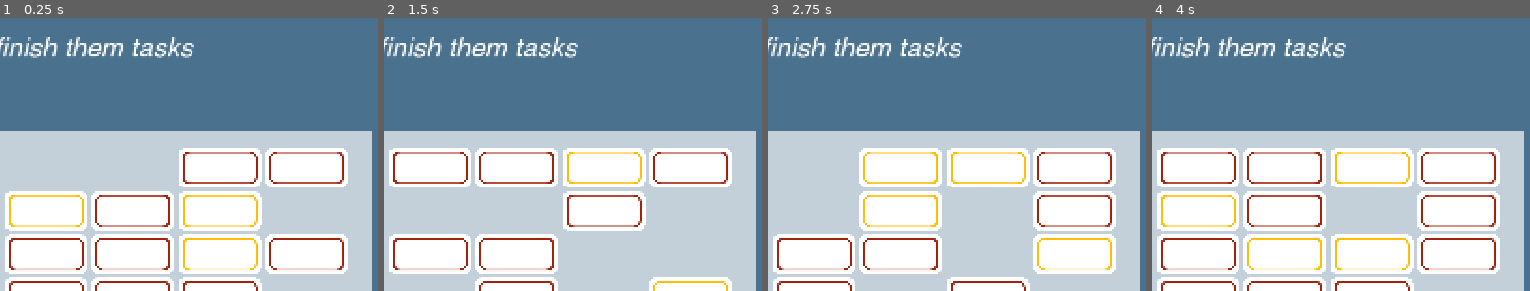
Above: before the commit, frames 1-4 (left to right).
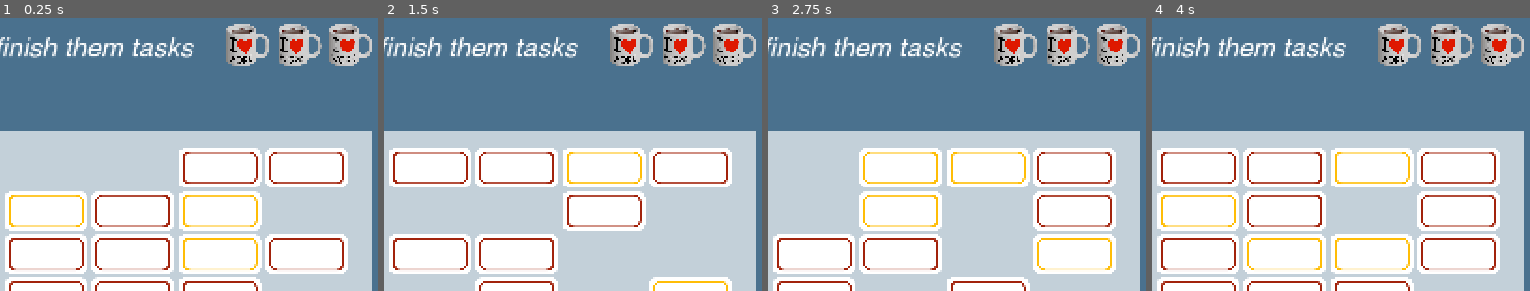
Above: after the commit, the same moments.

Repository: grkovalev/office-game
Game: Godot game, scene res://backlogarkanoid.tscn
Same seed, same stepped clock (60 frames per second), same inputs: the game is played once before the commit and once after it. This scene is started directly instead of the project's main scene.
Inputs (mouse positions are % of the whole screen's width and height, from its top left):
- Up to frame 1 (0.25 s): no input
- Up to frame 2 (1.5 s): click (18, 16) at 0.5 s; click (18, 16) at 1.25 s
- Up to frame 3 (2.75 s): click (18, 16) at 2 s
- Up to frame 4 (4 s): tap Enter at 2.75 s; move the mouse to (72, 45) at 2.77 s; hold Right (ui_right) 2.78-3.5 s; tap R at 2.85 s; click (72, 45) at 2.92 s; tap Space at 3.02 s; drag from (28, 55) to (44, 71) at 3.52 s
The pictures show only the part of the screen within x 50-100%, y 0-50%; the shares and areas given below are measured in that part.

The runs differ from the first frame. In frame 1, 3.9% of the frame differs, in the area x 59-99%, y 2-18%; in frame 2, 3.9%; in frame 3, 3.9%; in frame 4, 3.9%.

Commit message:
removed unused function, added health indicators

Diff:
--- a/backlogarkanoid.tscn
+++ b/backlogarkanoid.tscn
@@ -10,6 +10,7 @@
 [ext_resource type="Texture2D" uid="uid://c6s7i80ilubn4" path="res://ui_buttons/calendartetris/tetris_ui_atlas.png" id="5_djpl0"]
 [ext_resource type="Script" uid="uid://dntcmvvn6xo4c" path="res://ball_char.gd" id="6_7afv6"]
 [ext_resource type="Script" uid="uid://cthnwkgja4w3y" path="res://animbttn.gd" id="6_n4sgu"]
+[ext_resource type="Texture2D" uid="uid://wa2lfcxynxf5" path="res://ui_buttons/backlogarkanoid/ui_backlogarkanoid/mug_atlas.png" id="9_qovi6"]
 
 [sub_resource type="Gradient" id="Gradient_k6kum"]
 colors = PackedColorArray(0.2901961, 0.44313726, 0.5568628, 1, 0.2901961, 0.44313726, 0.5568628, 1)
@@ -127,7 +128,34 @@
 shape = SubResource("CircleShape2D_n0iij")
 debug_color = Color(0, 0.6, 0.69803923, 0.4392157)
 
-[node name="bricks" type="Node2D" parent="." unique_id=572188888]
+[node name="health" type="Node2D" parent="." unique_id=572188888]
+
+[node name="01_heathcup" type="Node2D" parent="health" unique_id=6384622]
+position = Vector2(1232, 88)
+scale = Vector2(0.205, 0.205)
+
+[node name="01_healthcupimg" type="Sprite2D" parent="health/01_heathcup" unique_id=1528352656]
+texture = ExtResource("9_qovi6")
+region_enabled = true
+region_rect = Rect2(76, 74, 395, 381)
+
+[node name="01_heathcup2" type="Node2D" parent="health" unique_id=601012356]
+position = Vector2(1328, 88)
+scale = Vector2(0.205, 0.205)
+
+[node name="01_healthcupimg" type="Sprite2D" parent="health/01_heathcup2" unique_id=204800706]
+texture = ExtResource("9_qovi6")
+region_enabled = true
+region_rect = Rect2(76, 74, 395, 381)
+
+[node name="01_heathcup3" type="Node2D" parent="health" unique_id=660931817]
+position = Vector2(1424, 88)
+scale = Vector2(0.205, 0.205)
+
+[node name="01_healthcupimg" type="Sprite2D" parent="health/01_heathcup3" unique_id=1895412749]
+texture = ExtResource("9_qovi6")
+region_enabled = true
+region_rect = Rect2(76, 74, 395, 381)
 
 [node name="powerups" type="Node2D" parent="." unique_id=1707368126]
 
--- a/ball_char.gd
+++ b/ball_char.gd
@@ -53,7 +53,7 @@
 func _physics_process(delta: float) -> void:
 	if attached:
 		_stick_to_paddle()
-		if Input.is_action_just_pressed("ui_up") or Input.is_action_just_pressed("move_up"):
+		if Input.is_action_just_pressed("ui_up"):
 			attached = false
 			current_speed = ball_speed
 			velocity = Vector2.UP * ball_speed
@@ -123,11 +123,12 @@
 						brick.play_destroy_animation()
 					else:
 						brick.queue_free()
-				elif brick_normal != Vector2.ZERO:
-					# 2‑hit brick: push ball out so it doesn't immediately collide again
-					global_position += brick_normal * (ball_radius * 2.5)
 			else:
 				brick.queue_free()
+
+			# Always nudge ball out after any brick hit so it doesn't register an adjacent brick next frame
+			if brick_normal != Vector2.ZERO:
+				global_position += brick_normal * (ball_radius * 2.5)
 	elif first_bounce_normal != Vector2.ZERO:
 		velocity = velocity.bounce(first_bounce_normal)
 		velocity = _ensure_not_too_flat(velocity, current_speed)
--- a/main_backlogarkanoid.gd
+++ b/main_backlogarkanoid.gd
@@ -30,16 +30,12 @@
 func _physics_process(delta: float) -> void:
 	_update_paddle(delta)
 
-func _update_paddle(delta: float) -> void:
+func _update_paddle(_delta: float) -> void:
 	var move_dir := 0.0
 
 	if Input.is_action_pressed("ui_left"):
 		move_dir -= 1.0
 	if Input.is_action_pressed("ui_right"):
-		move_dir += 1.0
-	if Input.is_action_pressed("move_left"):
-		move_dir -= 1.0
-	if Input.is_action_pressed("move_right"):
 		move_dir += 1.0
 
 	paddle.velocity.x = move_dir * PADDLE_SPEED
Binary file added: ui_buttons/backlogarkanoid/ui_backlogarkanoid/mug_atlas.png
Not shown, added: ui_buttons/backlogarkanoid/ui_backlogarkanoid/mug_atlas.png.import
